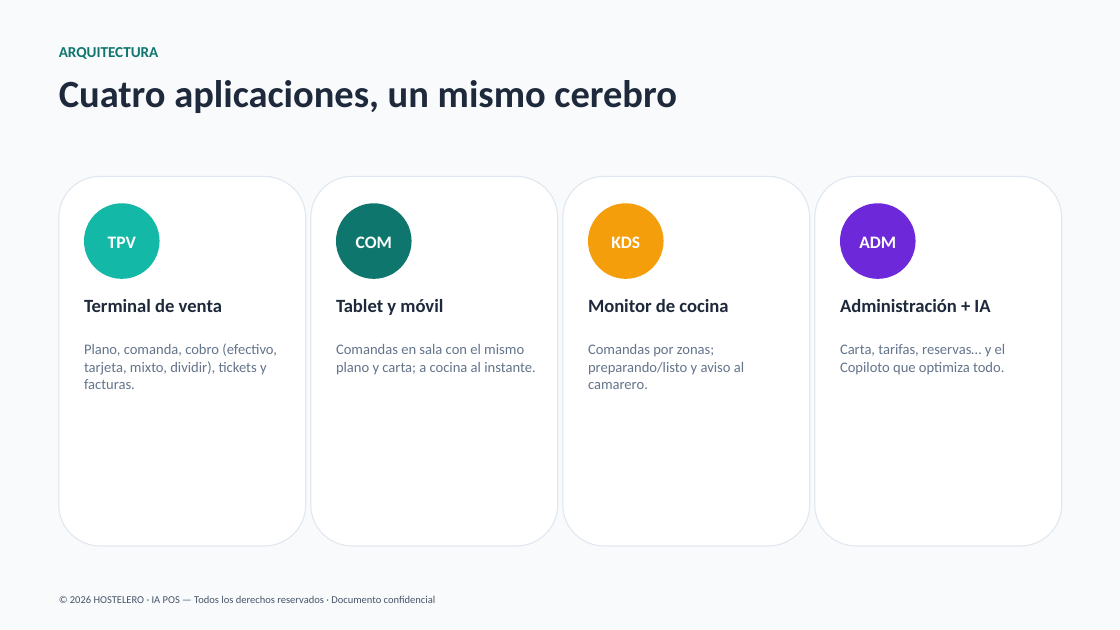
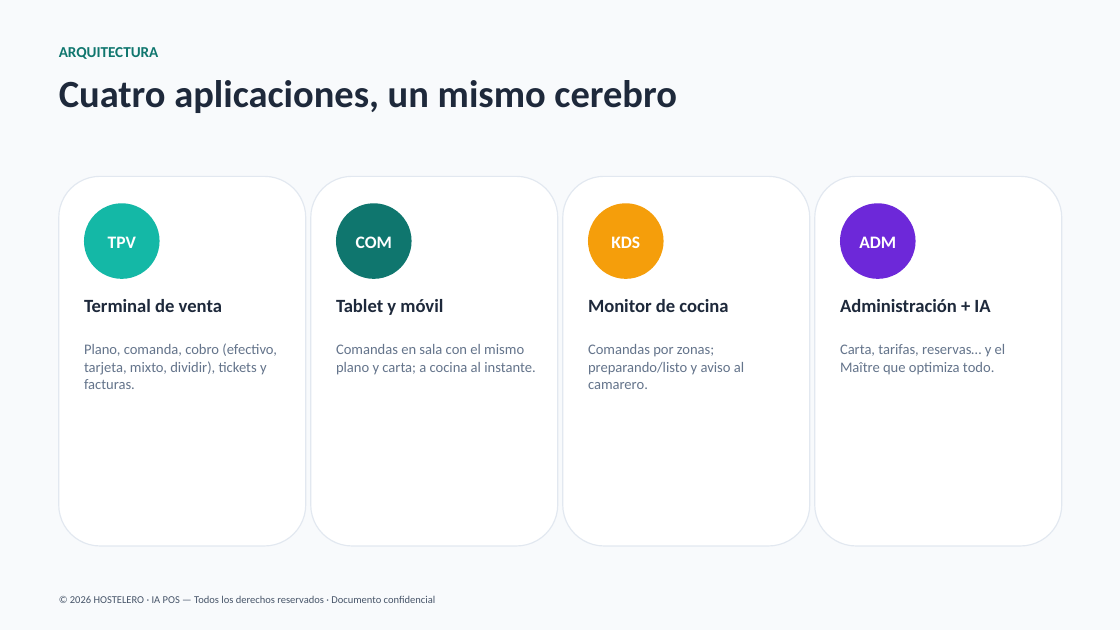
Before and after one commit to joanserramiret/HOSTELERO, a slide deck: slide 4 of HOSTELERO-Presentacion.pptx. Drawn at 1120x630 pixels with LibreOffice and Linux fonts; fonts in the diff are those of the drawing. Boxes give left, top, right and bottom in pixels: in the first picture for what was removed or moved away, otherwise in the second. Text is boxed around its words. In the diff, an @@ line names an element or a change of style, - is before the commit and + after.

```diff
--- a/HOSTELERO-Presentacion.pptx
+++ b/HOSTELERO-Presentacion.pptx
@@ text at (x1=840, y1=344, x2=1006, y2=375): text changed @@
-Carta, tarifas, reservas… y el Copiloto que optimiza todo.
+Carta, tarifas, reservas… y el Maître que optimiza todo.
```
Also in this commit, not shown: 7 other slides changed, 10 other files.
